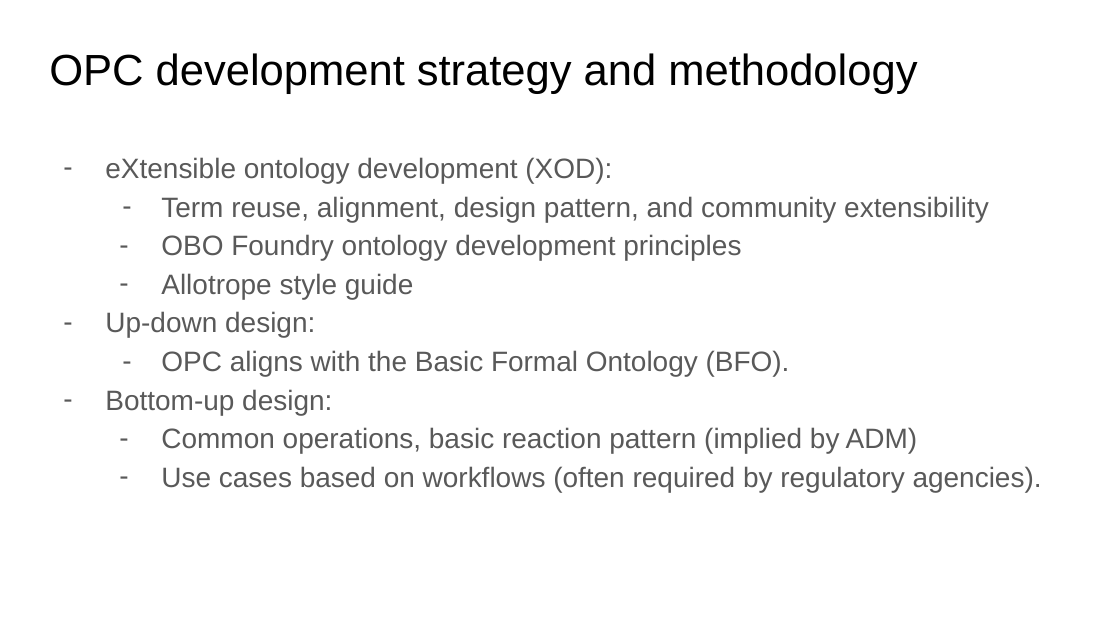
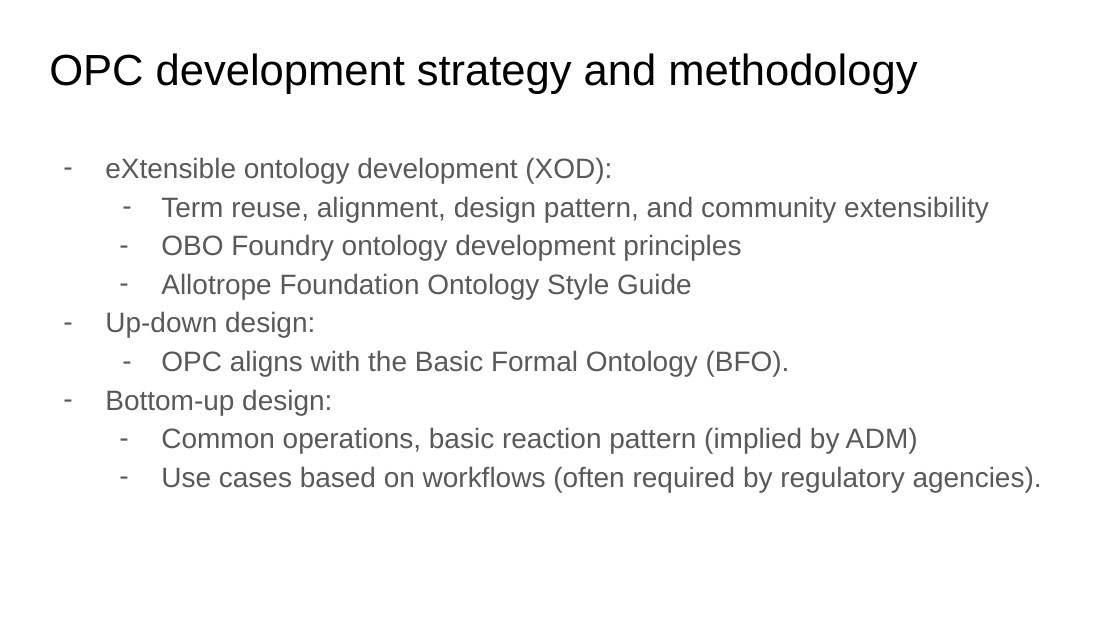
Before and after one commit to OPC-ontology/OPC, a slide deck: slide 9 of docs/Extending Allotrope_ An Ontological Representation and Analysis of Process Chemistry.pptx. Drawn at 1120x630 pixels with LibreOffice and Linux fonts; fonts in the diff are those of the drawing. Boxes give left, top, right and bottom in pixels: in the first picture for what was removed or moved away, otherwise in the second. Text is boxed around its words. In the diff, an @@ line names an element or a change of style, - is before the commit and + after.

```diff
--- a/docs/Extending Allotrope_ An Ontological Representation and Analysis of Process Chemistry.pptx
+++ b/docs/Extending Allotrope_ An Ontological Representation and Analysis of Process Chemistry.pptx
@@ text at bbox=[161, 273, 692, 299]: text changed @@
-  – Allotrope style guide
+  – Allotrope Foundation Ontology Style Guide
```
Also in this commit, not shown: 8 other slides changed, 1 other file.
